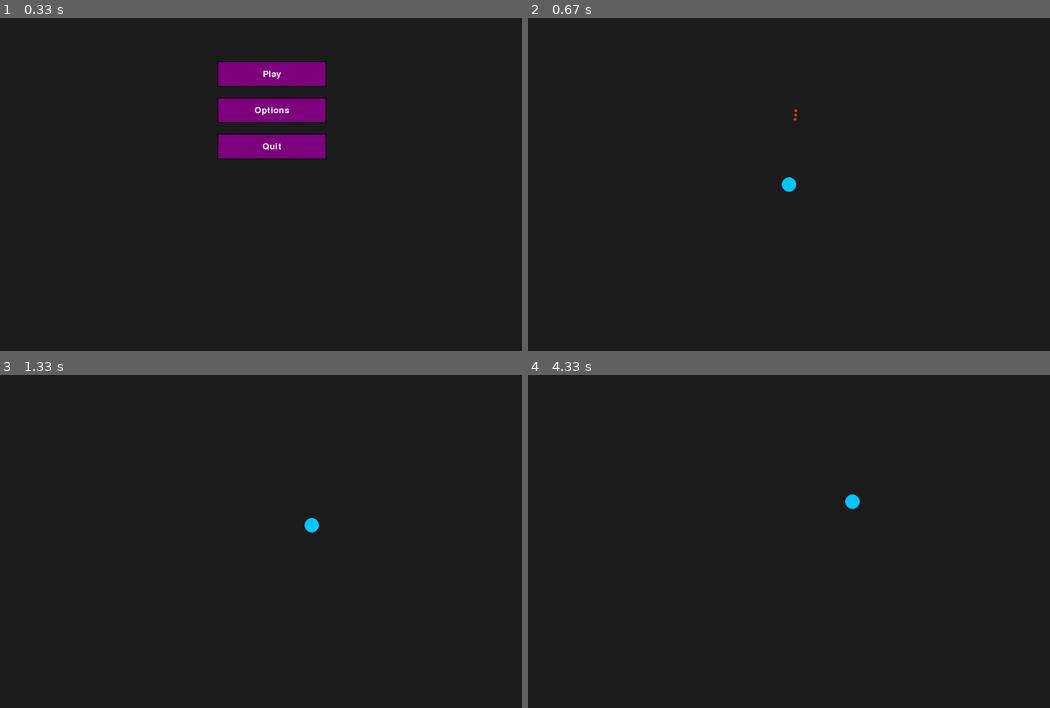
Above: before the commit, frames 1-4 (two rows, left to right).
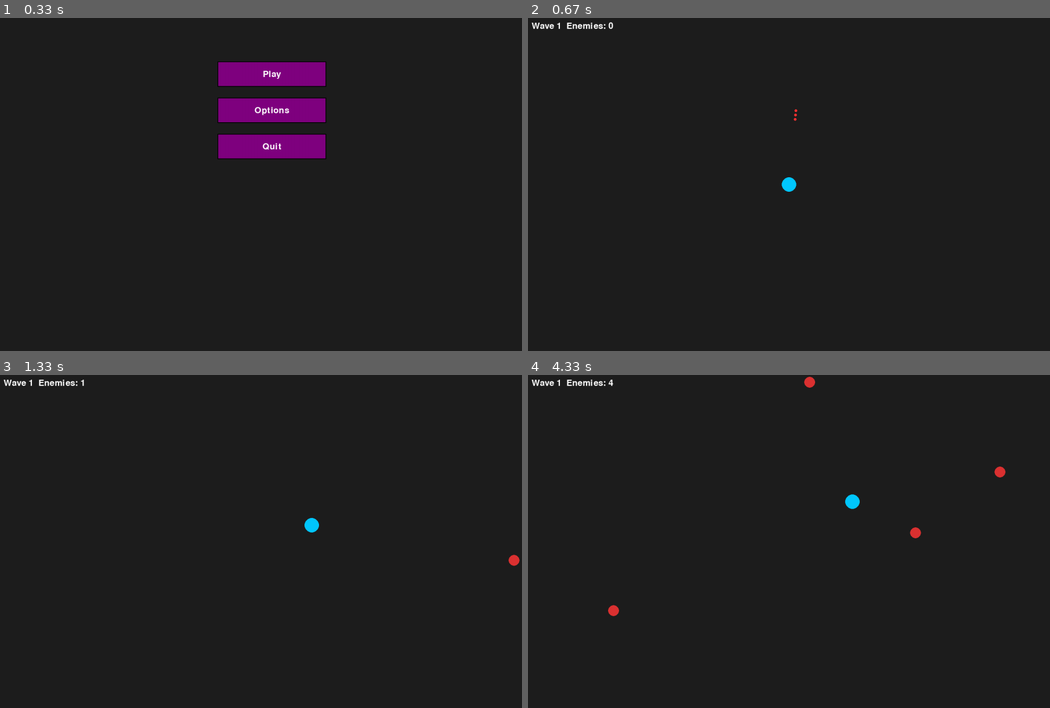
Above: after the commit, the same moments.

Repository: heroa028/Pygame_Fordypning
Game: pygame game, started from Kode/hoved.py
The game is run twice, just before and just after one commit, with the same random seed, the same clock (stepped at 60 frames per second) and the same inputs.
Inputs (mouse positions are in pixels of both pictures, inside the frame that each line leads up to):
- Up to frame 1 (0.33 s): no input
- Up to frame 2 (0.67 s): click "Play" at 0.38 s
- Up to frame 3 (1.33 s): hold D 0.67-1.13 s; move the mouse to (240, 554) at 0.7 s; hold W from 1.17 s (still down)
- Up to frame 4 (4.33 s): release W at 1.47 s; hold D 1.5-1.97 s; hold A 2-2.53 s; hold S 2.57-2.87 s; hold A 2.9-3.3 s; hold W 3.33-3.7 s; hold D from 3.73 s (still down)

Frame 1 is identical in both runs. In frame 2, 0.2% of the frame differs, in the area x 0-17%, y 1-4%; in frame 3, 0.2%; in frame 4, 0.4%, in the area x 0-92%, y 0-73%.

Commit message:
La til fiender og et wave system, neste gang blir å legge til at findene tar skade av skudd

Diff:
--- a/Kode/hoved.py
+++ b/Kode/hoved.py
@@ -1,6 +1,7 @@
 import pygame
 import sys
 import math
+import random
 
 
 pygame.init()
@@ -22,6 +23,13 @@
 # Font
 font = pygame.font.SysFont(None, 36)
 
+#Enemies
+all_sprites = pygame.sprite.Group()
+enemies = []
+wave = 1
+enemies_to_spawn = 8
+spawn_timer = 0
+SPAWN_INTERVAL = 60
 
 
 # Player
@@ -62,6 +70,41 @@
             and event.button == 1
             and self.rect.collidepoint(event.pos)
         )
+
+def spawn_enemy():
+    side = random.choice(["top", "bottom", "left", "right"])
+    if side == "top":    x, y = random.randint(0, WIDTH), -20
+    if side == "bottom": x, y = random.randint(0, WIDTH), HEIGHT + 20
+    if side == "left":   x, y = -20, random.randint(0, HEIGHT)
+    if side == "right":  x, y = WIDTH + 20, random.randint(0, HEIGHT)
+    enemies.append({"x": float(x), "y": float(y), "radius": 15, "speed": 2})
+
+def wave_update():
+    global enemies_to_spawn, spawn_timer, wave
+    if enemies_to_spawn > 0:
+        spawn_timer += 1
+        if spawn_timer >= SPAWN_INTERVAL:
+            spawn_enemy()
+            enemies_to_spawn -= 1
+            spawn_timer = 0
+    elif len(enemies) == 0:
+        wave += 1
+        enemies_to_spawn = 5 + wave * 3
+
+# Flytter hver fiende mot spillerens posisjon
+def update_enemies():
+    for e in enemies:
+        dx = player_pos[0] - e["x"]
+        dy = player_pos[1] - e["y"]
+        dist = math.hypot(dx, dy)
+        if dist != 0:
+            e["x"] += (dx / dist) * e["speed"]
+            e["y"] += (dy / dist) * e["speed"]
+
+# Tegner hver fiende på skjermen
+def draw_enemies():
+    for e in enemies:
+        pygame.draw.circle(screen, (220, 50, 50), (int(e["x"]), int(e["y"])), e["radius"])
 
 # Create buttons
 buttons = [
@@ -123,8 +166,8 @@
             bullet["pos"][1] < 0 or bullet["pos"][1] > HEIGHT):
             bullets.remove(bullet)
 
-
-
+    wave_update()
+    update_enemies()  # Oppdaterer posisjonen til alle fiender
 
     # Draw
     screen.fill(BG)
@@ -135,6 +178,10 @@
     # Player
     if Meny == False:
         pygame.draw.circle(screen, PLAYER_COLOR, player_pos, player_radius)
+        draw_enemies()  # Tegner alle fiender
+        #Enemies
+        font = pygame.font.SysFont(None, 36)
+        screen.blit(font.render(f"Wave {wave}  Enemies: {len(enemies)}", True, (255,255,255)), (10, 10))
 
      # Keep square on screen
     player_x = max(0, min(WIDTH - player_radius, player_x))
